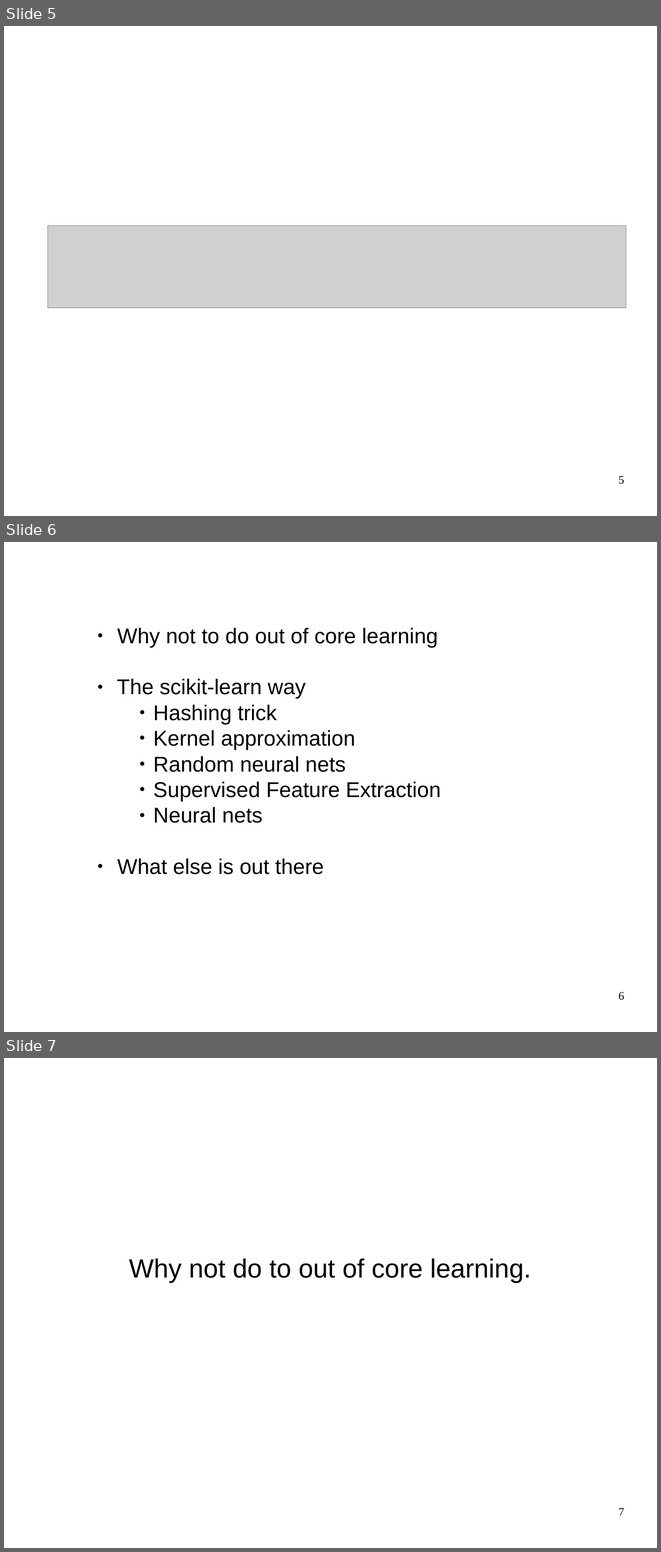
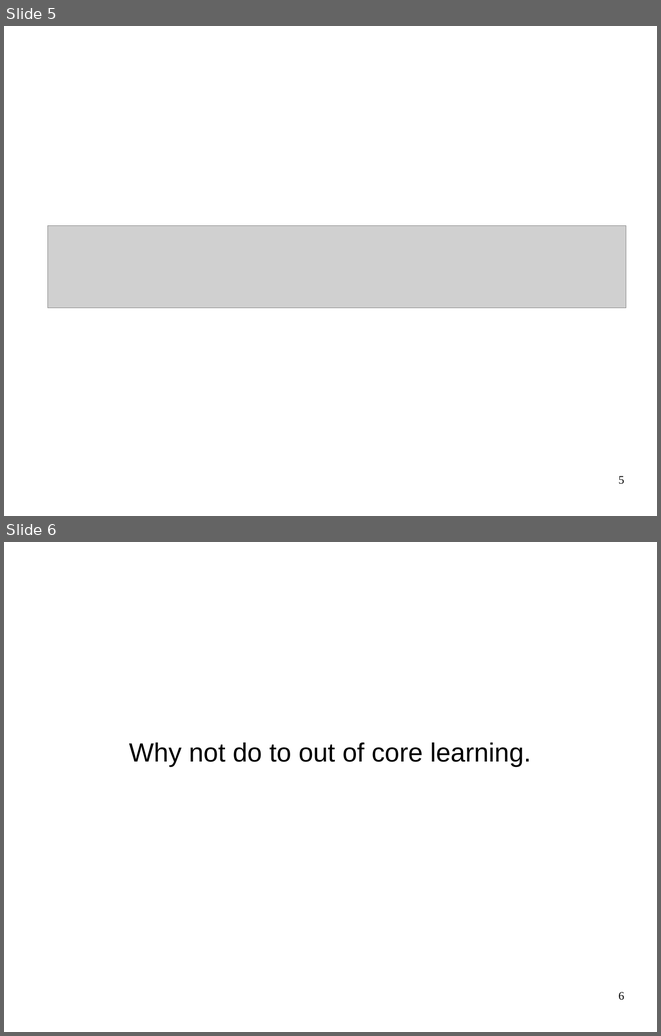
Before and after one commit to amueller/talks_odt, a slide deck: large-scale-non-linear-learning-pygotham-2015.odp. Shown one above the other, each under a label of ours: slides 5, 6 and 7 before the commit, slides 5 and 6 after it. The pictures are 661x1552 and 661x1036 pixels, drawn with LibreOffice and Linux fonts; fonts in the diff are those of the drawing; grey boxes stand for pictures. Boxes give left, top, right and bottom in pixels: in the first picture for what was removed or moved away, otherwise in the second. Text is boxed around its words. In the diff, an @@ line names an element or a change of style, - is before the commit and + after.

```diff
--- a/large-scale-non-linear-learning-pygotham-2015.odp
+++ b/large-scale-non-linear-learning-pygotham-2015.odp
@@ slide 6 removed at (x1=4, y1=542, x2=657, y2=1032), background #FFFFFF @@
@@ text removed at (x1=117, y1=627, x2=441, y2=874) @@
-● Why not to do out of core learning
-● The scikit-learn way
-      ● Hashing trick
-      ● Kernel approximation
-      ● Random neural nets
-      ● Supervised Feature Extraction
-      ● Neural nets
-● What else is out there
@@ page number removed at (x1=618, y1=991, x2=624, y2=1000) @@
-6
@@ what was slide 7 is now slide 6 @@
@@ page number at (x1=618, y1=991, x2=624, y2=1000): text changed @@
-7
+6
```
Also in this commit, not shown: 1 slide changed, 1 slide added, 1 other slide removed, 1 other file.
